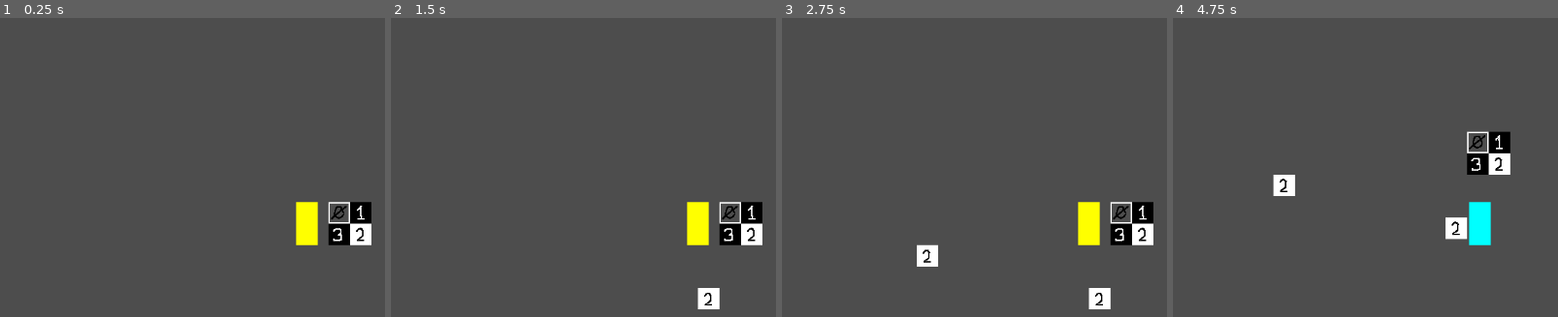
Above: before the commit, frames 1-4 (left to right).
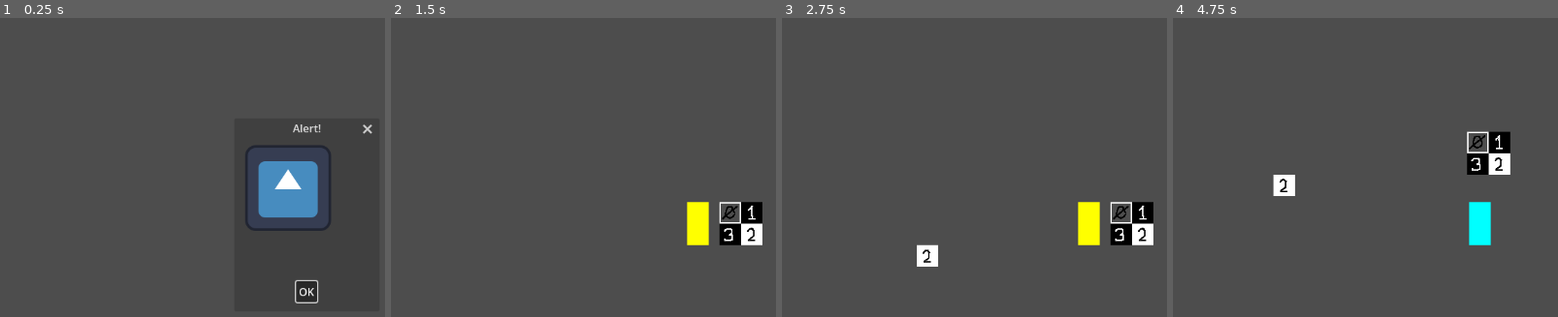
Above: after the commit, the same moments.

Repository: 4321booN/FarmersFolly
Game: Godot game, scene res://world/world_area.tscn
Two runs of this game, one before a commit and one after it. Both use one fixed random seed, a clock stepped at 60 frames per second and the inputs below. Before the commit the project has no main scene; this scene is started directly in both runs. The engine's default icon, where the game draws it, is replaced by a stand-in: a white triangle on a blue panel in a dark square.
Inputs (mouse positions are in pixels of both pictures, inside the frame that each line leads up to):
- Up to frame 1 (0.25 s): no input
- Up to frame 2 (1.5 s): click (699, 293) at 0.5 s, where only the run after the commit has a clickable "OK"; tap Enter at 1.25 s; move the mouse to (outside the picture) at 1.27 s; hold Right mouse button (attack) from 1.28 s (still down)
- Up to frame 3 (2.75 s): tap Space at 2 s; move the mouse to (932, 245) at 2.02 s; release Right mouse button (attack) at 2.03 s; click (932, 245) at 2.1 s
- Up to frame 4 (4.75 s): tap Enter at 2.75 s; move the mouse to (1557, 128) at 2.77 s; hold Down (walk_d) 2.78-3.53 s; move the mouse to (1442, 311) at 3.52 s; tap Left (walk_l) at 3.6 s; tap Space at 4.25 s; move the mouse to (outside the picture) at 4.27 s; hold Right (walk_r) from 4.28 s (still down)

The runs differ from the first frame. In frame 1, 6.2% of the frame differs, in the area x 63-97%, y 35-96%; in frame 2, 0.4%; in frame 3, 0.4%; in frame 4, 0.4%.

Commit message:
Added a basic title screen at 'title_screen.tscn'.

Diff:
--- a/project.godot
+++ b/project.godot
@@ -11,6 +11,7 @@
 [application]
 
 config/name="Genius Hour Game ('23 - '24)"
+run/main_scene="res://ui, gui and hud/title_screen.tscn"
 config/features=PackedStringArray("4.2", "GL Compatibility")
 config/icon="res://icon.svg"
 
--- a/ui, gui and hud/popup.tscn
+++ b/ui, gui and hud/popup.tscn
@@ -4,15 +4,24 @@
 [ext_resource type="Script" path="res://ui, gui and hud/popup.gd" id="1_bdo6v"]
 
 [node name="Popup" type="AcceptDialog"]
+initial_position = 2
+size = Vector2i(200, 250)
+visible = true
 script = ExtResource("1_bdo6v")
 
 [node name="Control" type="Control" parent="."]
 layout_mode = 3
-anchors_preset = 0
+anchors_preset = 15
+anchor_right = 1.0
+anchor_bottom = 1.0
 offset_left = 8.0
 offset_top = 8.0
-offset_right = 137.0
-offset_bottom = 136.0
+offset_right = 192.0
+offset_bottom = 201.0
+grow_horizontal = 2
+grow_vertical = 2
+size_flags_horizontal = 3
+size_flags_vertical = 3
 
 [node name="VBoxContainer" type="VBoxContainer" parent="Control"]
 layout_mode = 0
--- /dev/null
+++ b/ui, gui and hud/title_screen.gd
@@ -0,0 +1,16 @@
+extends Control
+
+const world_area: String = "res://world/world_area.tscn"
+
+# Called when the node enters the scene tree for the first time.
+func _ready():
+	pass # Replace with function body.
+
+
+# Called every frame. 'delta' is the elapsed time since the previous frame.
+func _process(delta):
+	pass
+
+
+func _on_world_area_button_pressed():
+	get_tree().change_scene_to_file(world_area)
--- /dev/null
+++ b/ui, gui and hud/title_screen.tscn
@@ -0,0 +1,58 @@
+[gd_scene load_steps=3 format=3 uid="uid://obk0d8g1o5kt"]
+
+[ext_resource type="Script" path="res://ui, gui and hud/title_screen.gd" id="1_mhkga"]
+
+[sub_resource type="LabelSettings" id="LabelSettings_v0mp3"]
+font_size = 64
+font_color = Color(0.419608, 0.443137, 0.478431, 1)
+
+[node name="TitleScreen" type="Control"]
+layout_mode = 3
+anchors_preset = 15
+anchor_right = 1.0
+anchor_bottom = 1.0
+grow_horizontal = 2
+grow_vertical = 2
+script = ExtResource("1_mhkga")
+
+[node name="ColorRect" type="ColorRect" parent="."]
+layout_mode = 1
+anchors_preset = 15
+anchor_right = 1.0
+anchor_bottom = 1.0
+grow_horizontal = 2
+grow_vertical = 2
+color = Color(0.129412, 0.14902, 0.180392, 1)
+
+[node name="MarginContainer" type="MarginContainer" parent="."]
+layout_mode = 1
+anchors_preset = 15
+anchor_right = 1.0
+anchor_bottom = 1.0
+grow_horizontal = 2
+grow_vertical = 2
+theme_override_constants/margin_top = 100
+theme_override_constants/margin_bottom = 80
+
+[node name="VBoxContainer" type="VBoxContainer" parent="MarginContainer"]
+layout_mode = 2
+
+[node name="Label" type="Label" parent="MarginContainer/VBoxContainer"]
+layout_mode = 2
+text = "GHG 23-24"
+label_settings = SubResource("LabelSettings_v0mp3")
+horizontal_alignment = 1
+vertical_alignment = 3
+
+[node name="MarginContainer" type="MarginContainer" parent="MarginContainer/VBoxContainer"]
+layout_mode = 2
+theme_override_constants/margin_left = 200
+theme_override_constants/margin_top = 100
+theme_override_constants/margin_right = 200
+
+[node name="world_areaButton" type="Button" parent="MarginContainer/VBoxContainer/MarginContainer"]
+layout_mode = 2
+theme_override_font_sizes/font_size = 32
+text = "run \"res://world/world_area.tscn\""
+
+[connection signal="pressed" from="MarginContainer/VBoxContainer/MarginContainer/world_areaButton" to="." method="_on_world_area_button_pressed"]
